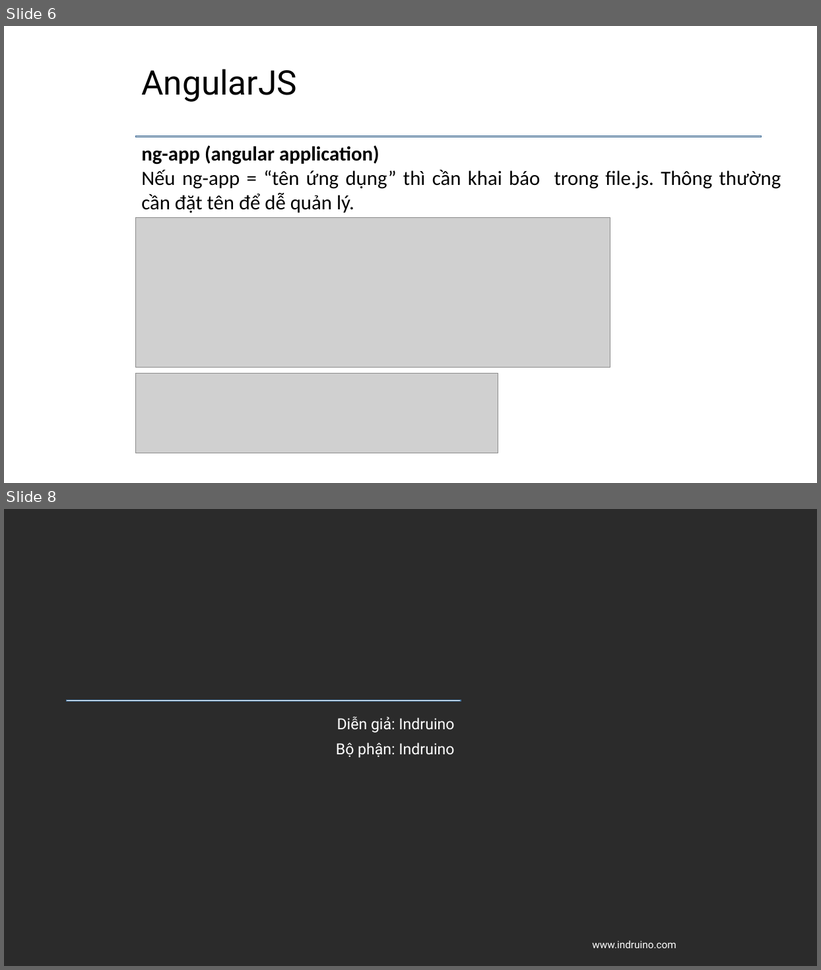
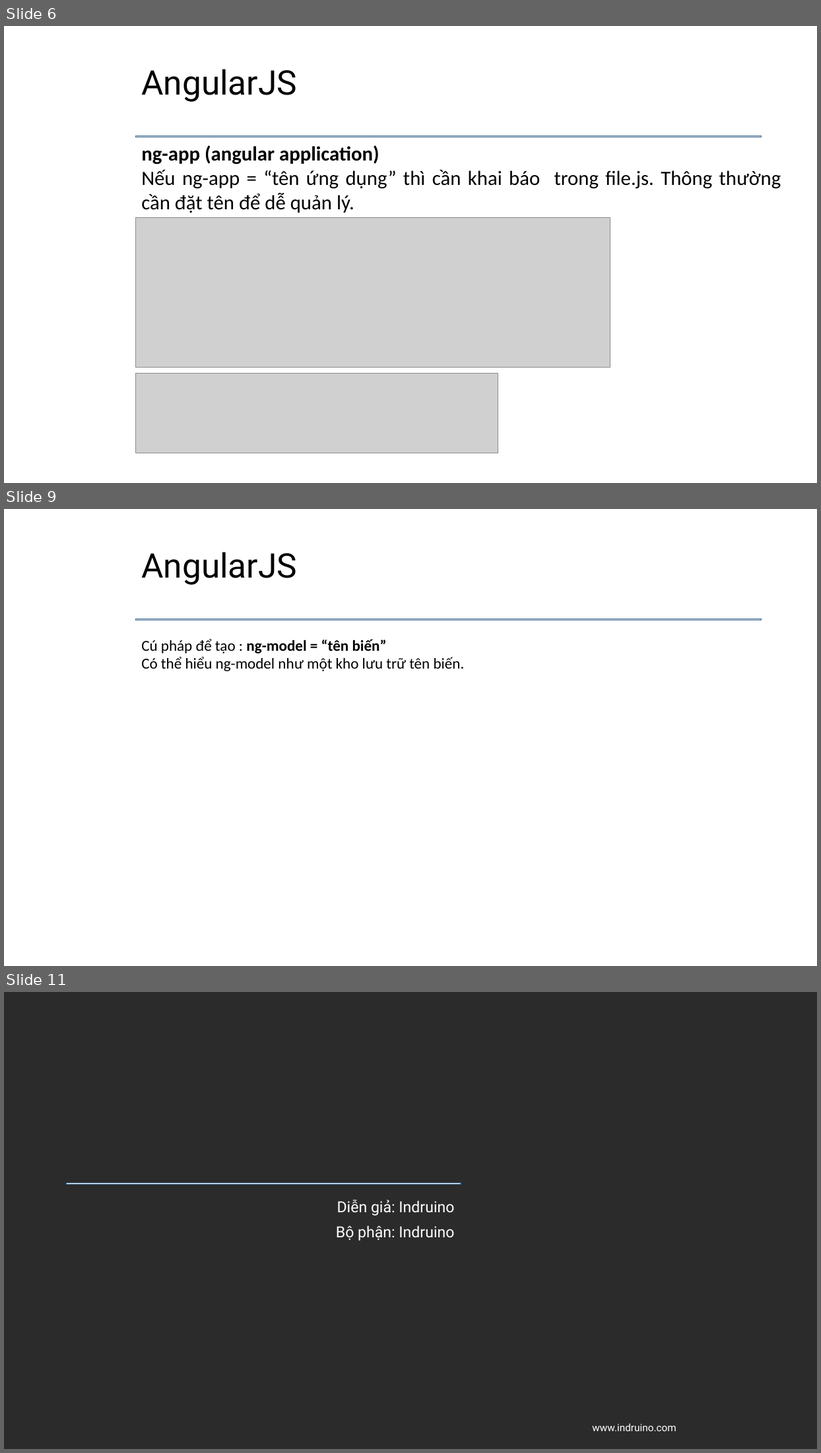
Before and after one commit to daotuyen9244/Indruino-Iot-Project, a slide deck: FW/Minh/Task4/Task4 - Minh.pptx. Shown one above the other, each under a label of ours: slides 6 and 8 before the commit, slides 6, 9 and 11 after it; the slides between them are not shown. The pictures are 821x970 and 821x1453 pixels, drawn with LibreOffice and Linux fonts; fonts in the diff are those of the drawing; grey boxes stand for pictures; background and template pictures are left out; a plain dark background stands for a picture behind light text. Boxes give left, top, right and bottom in pixels: in the first picture for what was removed or moved away, otherwise in the second. Text is boxed around its words. In the diff, an @@ line names an element or a change of style, - is before the commit and + after.

```diff
--- a/FW/Minh/Task4/Task4 - Minh.pptx
+++ b/FW/Minh/Task4/Task4 - Minh.pptx
@@ slide 9 added at (4,509,817,966), background #FFFFFF; not listed: 1 template element that a slide beside it also shows @@
@@ title added at (141,552,296,585), 40 pt, text #000000 @@
+AngularJS
@@ text added at (141,639,465,671), 18 pt, text #000000 @@
+Cú pháp để tạo : ng-model = “tên biến”
+Có thể hiểu ng-model như một kho lưu trữ tên biến.
@@ what was slide 8 is now slide 11 @@
```
Also in this commit, not shown: 2 other slides added.
